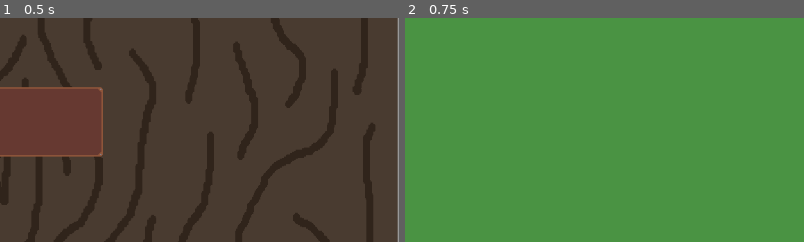
Above: before the commit, frames 1-2 (left to right).
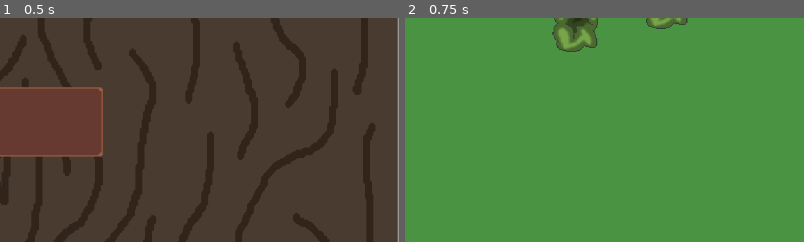
Above: after the commit, the same moments.

Repository: asecas97/Proyecto-bug
Game: Godot game, scene res://Nodes/menu.tscn
The game is run twice, just before and just after one commit, with the same random seed, the same clock (stepped at 60 frames per second) and the same inputs.
Inputs (mouse positions are % of the whole screen's width and height, from its top left):
- Up to frame 1 (0.5 s): no input
- Up to frame 2 (0.75 s): click (39, 69) at 0.5 s
The pictures show only the part of the screen within x 50-100%, y 0-50%; the shares and areas given below are measured in that part.

Frame 1 is identical in both runs. In frame 2, 1.7% of the frame differs, in the area x 36-71%, y 0-16%.

Commit message:
Bushes and reestructuration of files
Bushes and reestructuration of files

Diff:
--- /dev/null
+++ b/Nodes/bush.tscn
@@ -0,0 +1,8 @@
+[gd_scene format=3 uid="uid://lasnqx6hmeyh"]
+
+[ext_resource type="Texture2D" uid="uid://dx6jl35ils4qg" path="res://Resources/bush01.png" id="1_ndqax"]
+
+[node name="Bush" type="Node2D" unique_id=464662376]
+
+[node name="Sprite2D" type="Sprite2D" parent="." unique_id=255222824]
+texture = ExtResource("1_ndqax")
--- a/Nodes/game.tscn
+++ b/Nodes/game.tscn
@@ -9,6 +9,7 @@
 [ext_resource type="PackedScene" uid="uid://dltgmwnwy3bdt" path="res://Nodes/Bugs/ladybug.tscn" id="4_y4gxr"]
 [ext_resource type="PackedScene" uid="uid://dua71gp0fo107" path="res://Nodes/Bugs/longhorn_beetle.tscn" id="6_deiy4"]
 [ext_resource type="Texture2D" uid="uid://bnnqkbgvsr8aa" path="res://Resources/background.png" id="7_424rh"]
+[ext_resource type="PackedScene" uid="uid://lasnqx6hmeyh" path="res://Nodes/bush.tscn" id="10_kwr2q"]
 
 [sub_resource type="WorldBoundaryShape2D" id="WorldBoundaryShape2D_0d0y7"]
 
@@ -97,3 +98,26 @@
 offset_right = 402.0
 offset_bottom = 396.0
 texture = ExtResource("7_424rh")
+
+[node name="Bushes" type="Node" parent="." unique_id=2069306868]
+
+[node name="Bush" parent="Bushes" unique_id=464662376 instance=ExtResource("10_kwr2q")]
+position = Vector2(262, -237)
+
+[node name="Bush2" parent="Bushes" unique_id=2100944040 instance=ExtResource("10_kwr2q")]
+position = Vector2(172, -214)
+
+[node name="Bush3" parent="Bushes" unique_id=262173474 instance=ExtResource("10_kwr2q")]
+position = Vector2(311, -314)
+
+[node name="Bush4" parent="Bushes" unique_id=1070856544 instance=ExtResource("10_kwr2q")]
+position = Vector2(150, -296)
+
+[node name="Bush5" parent="Bushes" unique_id=757418724 instance=ExtResource("10_kwr2q")]
+position = Vector2(209, -310)
+
+[node name="Bush6" parent="Bushes" unique_id=1988378576 instance=ExtResource("10_kwr2q")]
+position = Vector2(263, -294)
+
+[node name="Bush7" parent="Bushes" unique_id=1023905311 instance=ExtResource("10_kwr2q")]
+position = Vector2(218, -260)
--- a/Nodes/hub.tscn
+++ b/Nodes/hub.tscn
@@ -1,7 +1,7 @@
 [gd_scene format=3 uid="uid://dfiual5k3gba3"]
 
 [ext_resource type="Texture2D" uid="uid://cjc1yrsghigka" path="res://Resources/save.png" id="1_aiynv"]
-[ext_resource type="Script" uid="uid://cgemfihepobev" path="res://Nodes/hub.gd" id="1_en34b"]
+[ext_resource type="Script" uid="uid://cgemfihepobev" path="res://scripts/hub.gd" id="1_en34b"]
 
 [node name="HUB" type="CanvasLayer" unique_id=974065852]
 script = ExtResource("1_en34b")
--- a/Nodes/menu.tscn
+++ b/Nodes/menu.tscn
@@ -1,6 +1,6 @@
 [gd_scene format=3 uid="uid://cudgms8uo8ws6"]
 
-[ext_resource type="Script" uid="uid://bov3da3ivaavy" path="res://Nodes/menu.gd" id="1_ovwso"]
+[ext_resource type="Script" uid="uid://bov3da3ivaavy" path="res://scripts/menu.gd" id="1_ovwso"]
 [ext_resource type="Texture2D" uid="uid://bwv7yav77ox6n" path="res://Resources/other_initial_menu.png" id="1_y1ial"]
 [ext_resource type="Texture2D" uid="uid://uaorlxh7yipf" path="res://Resources/button_play.png" id="2_7ku0t"]
 [ext_resource type="Texture2D" uid="uid://ce5e4wd6pwts2" path="res://Resources/titulo.png" id="2_lr60n"]
Binary file added: Resources/bush01.aseprite
Binary file added: Resources/bush01.png
Not shown, added: Resources/bush01.png.import
Renamed: Nodes/hub.gd -> scripts/hub.gd
Renamed: Nodes/hub.gd.uid -> scripts/hub.gd.uid
Renamed: Nodes/menu.gd -> scripts/menu.gd
Renamed: Nodes/menu.gd.uid -> scripts/menu.gd.uid
